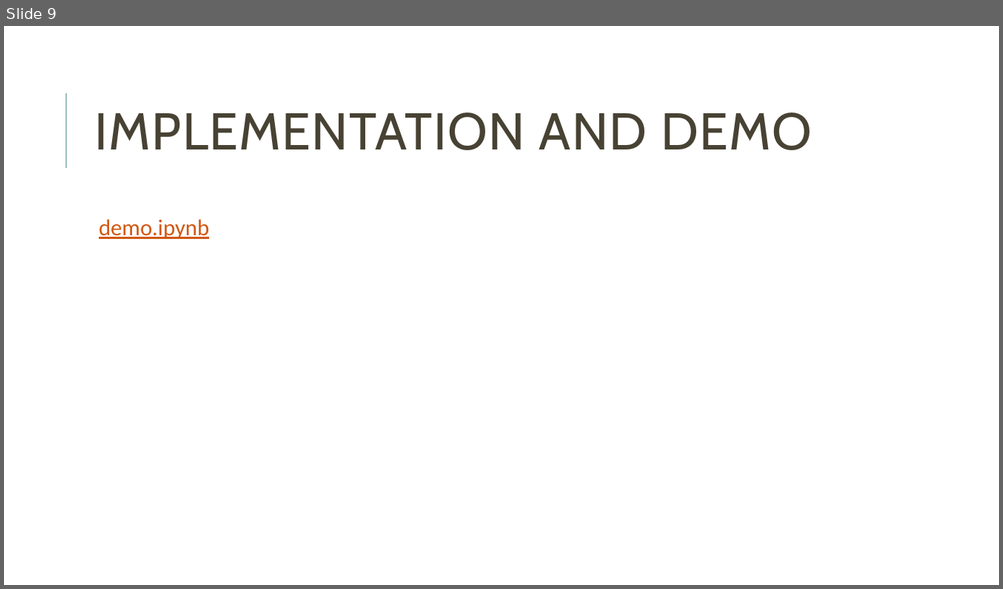
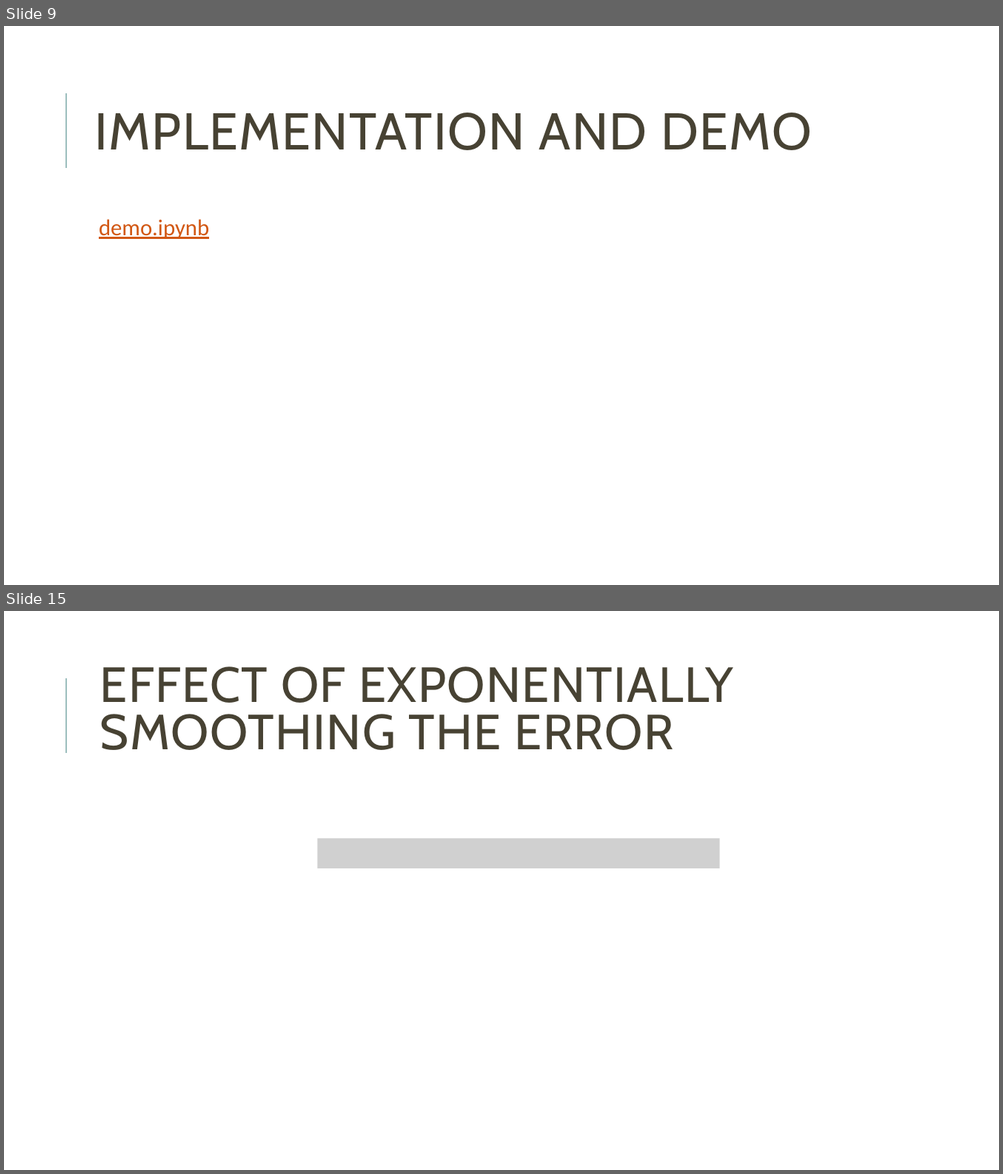
Before and after one commit to miguelFigSilva/dsm_SPC, a slide deck: presentation.pptx. Shown one above the other, each under a label of ours: slide 9 before the commit, slides 9 and 15 after it; the slides between them are not shown. The pictures are 1003x589 and 1003x1174 pixels, drawn with LibreOffice and Linux fonts; fonts in the diff are those of the drawing; grey boxes stand for pictures. Boxes give left, top, right and bottom in pixels: in the first picture for what was removed or moved away, otherwise in the second. Text is boxed around its words. In the diff, an @@ line names an element or a change of style, - is before the commit and + after.

```diff
--- a/presentation.pptx
+++ b/presentation.pptx
@@ slide 15 added at [4, 611, 999, 1170], background #FFFFFF; not listed: 1 template element that a slide beside it also shows @@
@@ title added at [100, 667, 733, 750], 47.7 pt, text #474233 @@
+EFFECT OF EXPONENTIALLY SMOOTHING THE ERROR
@@ picture added at [317, 839, 720, 869] @@
```
Also in this commit, not shown: 2 slides changed, 7 other slides added.
